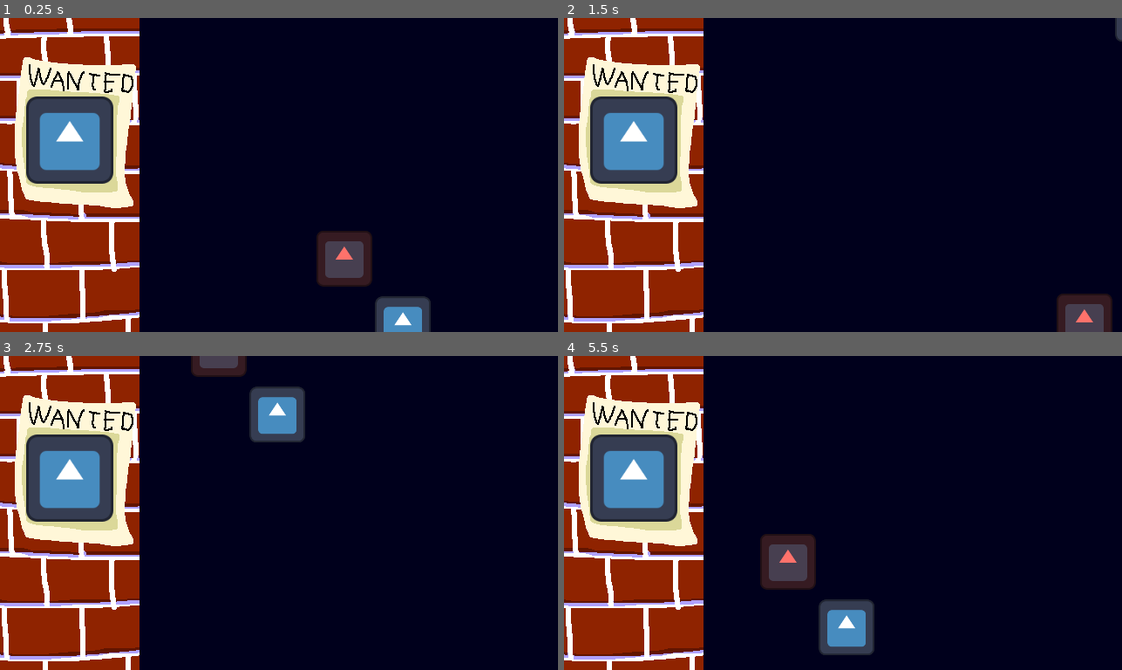
Above: before the commit, frames 1-4 (two rows, left to right).
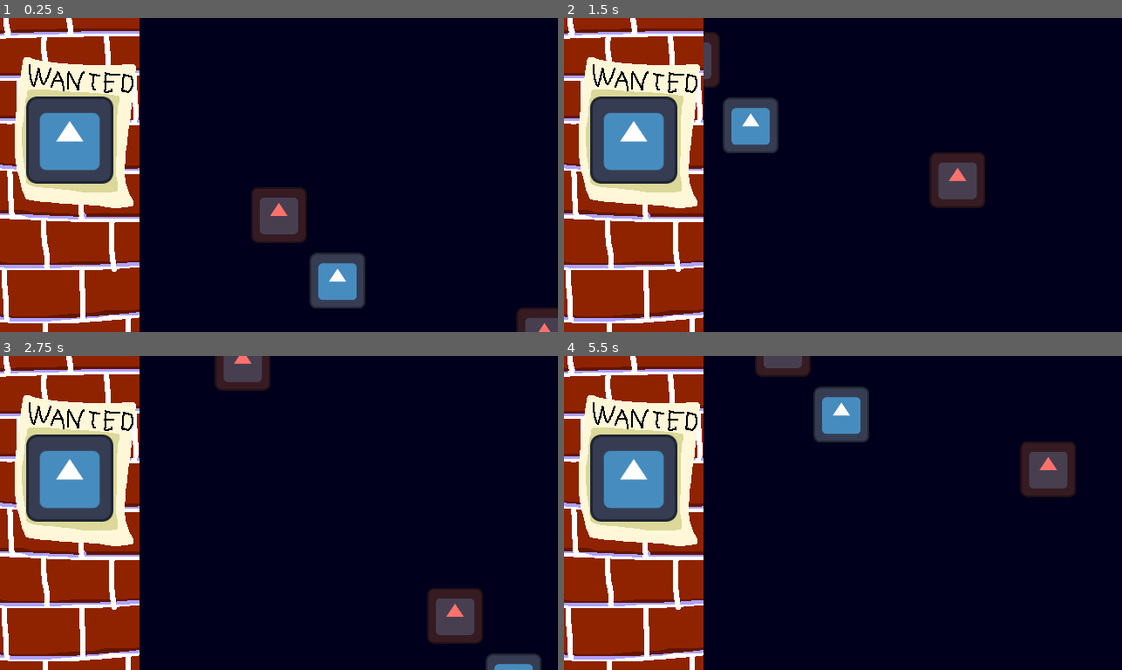
Above: after the commit, the same moments.

Repository: Buhlooey/SquadWanted
Game: Godot game, scene res://scenes/Main.tscn
Same seed, same stepped clock (60 frames per second), same inputs: the game is played once before the commit and once after it. The engine's default icon, where the game draws it, is replaced by a stand-in: a white triangle on a blue panel in a dark square.
Inputs (mouse positions are in pixels of both pictures, inside the frame that each line leads up to):
- Up to frame 1 (0.25 s): no input
- Up to frame 2 (1.5 s): move the mouse to (1105, 43) at 0.52 s; press the mouse at (1105, 43) at 0.53 s; move the mouse to (960, 240) at 1.27 s; release the mouse at (960, 240) at 1.28 s; click (960, 240) at 1.35 s
- Up to frame 3 (2.75 s): move the mouse to (334, 443) at 2.02 s; press the mouse at (334, 443) at 2.03 s
- Up to frame 4 (5.5 s): move the mouse to (815, 575) at 2.77 s; release the mouse at (815, 575) at 2.78 s; click (815, 575) at 2.85 s; move the mouse to (1010, 560) at 3.52 s; press the mouse at (1010, 560) at 3.53 s; move the mouse to (675, 465) at 4.27 s; release the mouse at (675, 465) at 4.28 s; click (675, 465) at 4.35 s; move the mouse to (870, 513) at 5.02 s; press the mouse at (870, 513) at 5.03 s

The runs differ from the first frame. In frame 1, 5.8% of the frame differs, in the area x 45-100%, y 53-100%; in frame 2, 5.3%; in frame 3, 5.2%; in frame 4, 7.7%, in the area x 34-92%, y 0-96%.

Commit message:
Update to Godot v4.4.1; added comments

Diff:
--- a/project.godot
+++ b/project.godot
@@ -12,7 +12,7 @@
 
 config/name="SquadWanted"
 run/main_scene="res://scenes/Main.tscn"
-config/features=PackedStringArray("4.2", "Forward Plus")
+config/features=PackedStringArray("4.4", "Forward Plus")
 config/icon="res://assets/icon.svg"
 
 [autoload]
@@ -42,6 +42,6 @@
 }
 fullscreen_toggle={
 "deadzone": 0.5,
-"events": [Object(InputEventKey,"resource_local_to_scene":fa …(175 unchanged characters)… ode":4194342,"key_label":0,"unicode":0,"echo":false,"script":null)
+"events": [Object(InputEventKey,"resource_local_to_scene":fa …(175 unchanged characters)… ode":4194342,"key_label":0,"unicode":0,"location":0,"echo":false,"script":null)
 ]
 }
--- a/scenes/Main.tscn
+++ b/scenes/Main.tscn
@@ -35,7 +35,7 @@
 position = Vector2(80, 0)
 script = ExtResource("1_2307w")
 ruleFaces = 2
-ruleMoveVelocity = Vector2(600, 400)
+ruleMoveVelocity = Vector2(300, 200)
 correctFaceScene = ExtResource("2_iyrku")
 incorrectFaceScene = ExtResource("2_5ueqc")
 
@@ -46,11 +46,13 @@
 shape = SubResource("RectangleShape2D_3cqv8")
 
 [node name="WantedBg" type="Sprite2D" parent="Game"]
+z_index = 1
 texture_filter = 1
 position = Vector2(-320, 0)
 texture = ExtResource("5_gpqmi")
 
 [node name="WantedIcon" type="Sprite2D" parent="Game"]
+z_index = 2
 position = Vector2(-320, -40)
 scale = Vector2(0.781, 0.781)
 texture = ExtResource("6_xssbk")
--- a/scripts/Game.gd
+++ b/scripts/Game.gd
@@ -3,8 +3,8 @@
 # ~~~~~~~~~~~~~~~ VARIABLES ~~~~~~~~~~~~~~~
 
 # ~~~~~ Game Rules ~~~~~
+## The number of incorrect faces generated alongside the correct face.
 @export var ruleFaces: int
-
 
 @export var ruleMoveVelocity: Vector2
 @export var ruleSameMovement: float
@@ -25,11 +25,14 @@
 @onready var gameAreaCollider: CollisionShape2D = $GameArea/CollisionShape2D
 var gameArea: Rect2
 
+
+# ~~~~~~~~~~~~~~~ FUNCTIONALITY ~~~~~~~~~~~~~~~
+
 # Called when the node enters the scene tree for the first time.
 func _ready():
 	gameArea = gameAreaCollider.get_shape().get_rect()
 	initializeFace(correctFaceScene)
-	for i in range(ruleFaces - 1):
+	for i in range(ruleFaces):
 		initializeFace(incorrectFaceScene)
 
 # Called every frame. 'delta' is the elapsed time since the previous frame.
Not shown: 1 places in scenes/CorrectFace.tscn that only renumber resources
Not shown: 1 places in scenes/Face.tscn that only renumber resources
Not shown: 1 places in scenes/Main.tscn that only renumber resources
Not shown, added: scripts/CorrectFace.gd.uid
Not shown, added: scripts/Face.gd.uid
Not shown, added: scripts/Game.gd.uid
Not shown, added: scripts/global.gd.uid
